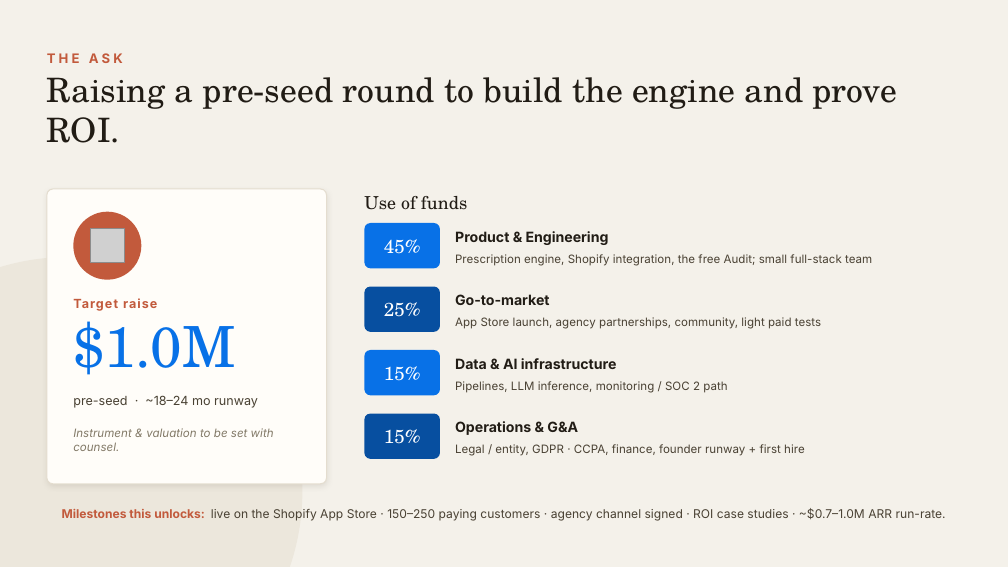
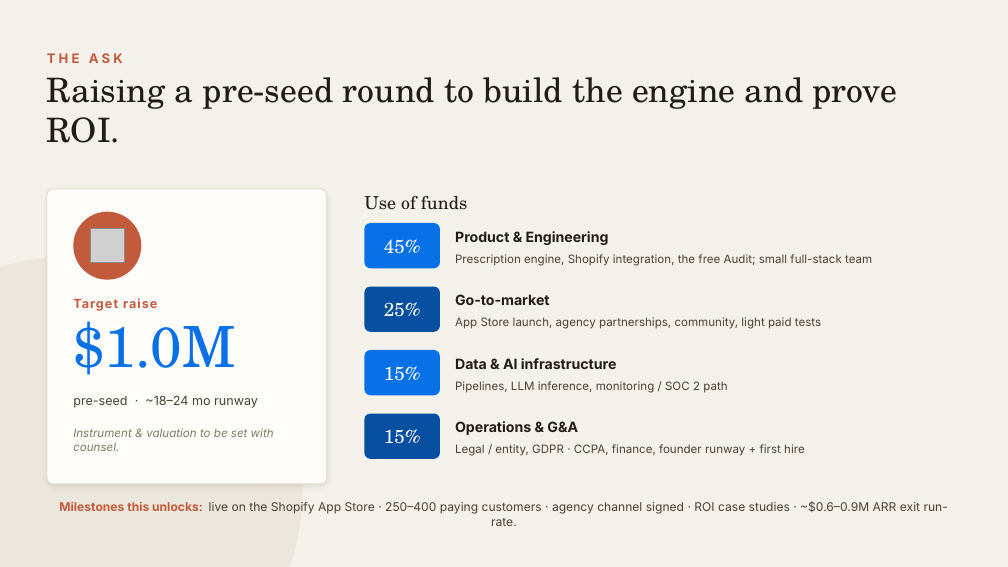
Before and after one commit to simplesense/simplesense.co, a slide deck: slide 22 of Simple_Sense_Investor_Deck.pptx. Drawn at 1008x567 pixels with LibreOffice and Linux fonts; fonts in the diff are those of the drawing; grey boxes stand for pictures. Boxes give left, top, right and bottom in pixels: in the first picture for what was removed or moved away, otherwise in the second. Text is boxed around its words. In the diff, an @@ line names an element or a change of style, - is before the commit and + after.

```diff
--- a/Simple_Sense_Investor_Deck.pptx
+++ b/Simple_Sense_Investor_Deck.pptx
@@ text at box(59, 501, 948, 526): text changed @@
-Milestones this unlocks: live on the Shopify App Store · 150–250 paying customers · agency channel signed · ROI case studies · ~$0.7–1.0M ARR run-rate.
+Milestones this unlocks: live on the Shopify App Store · 250–400 paying customers · agency channel signed · ROI case studies · ~$0.6–0.9M ARR exit run-rate.
```
Also in this commit, not shown: 6 other slides changed, 35 other files.
